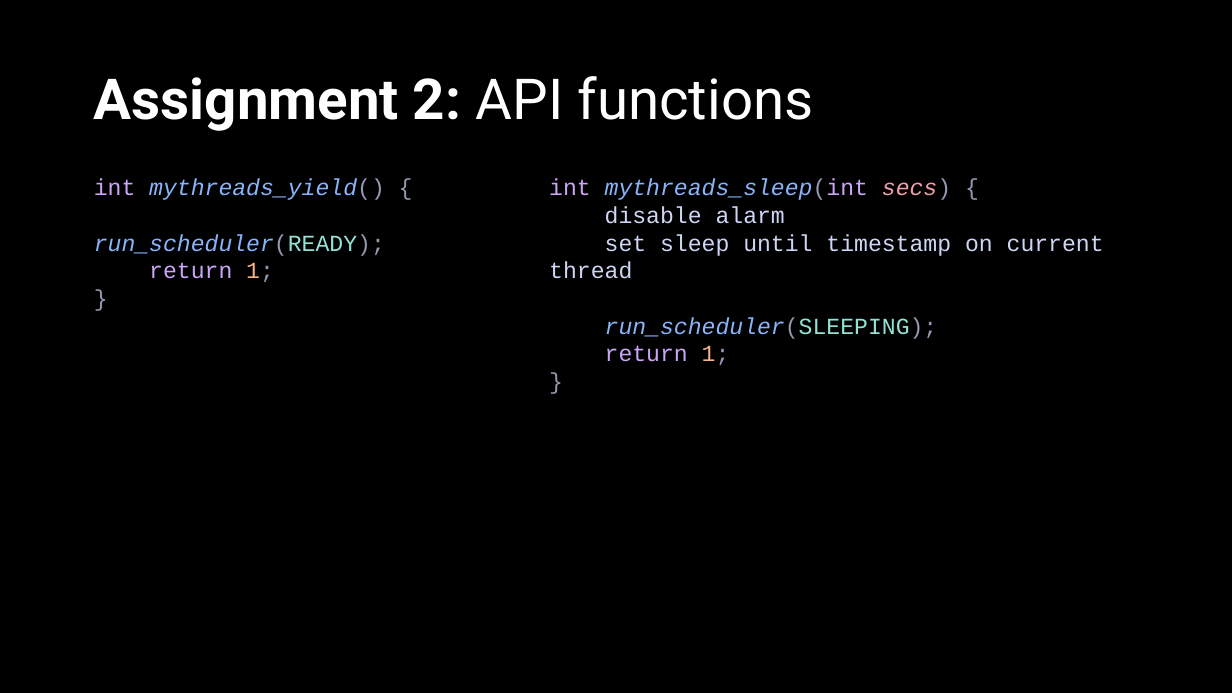
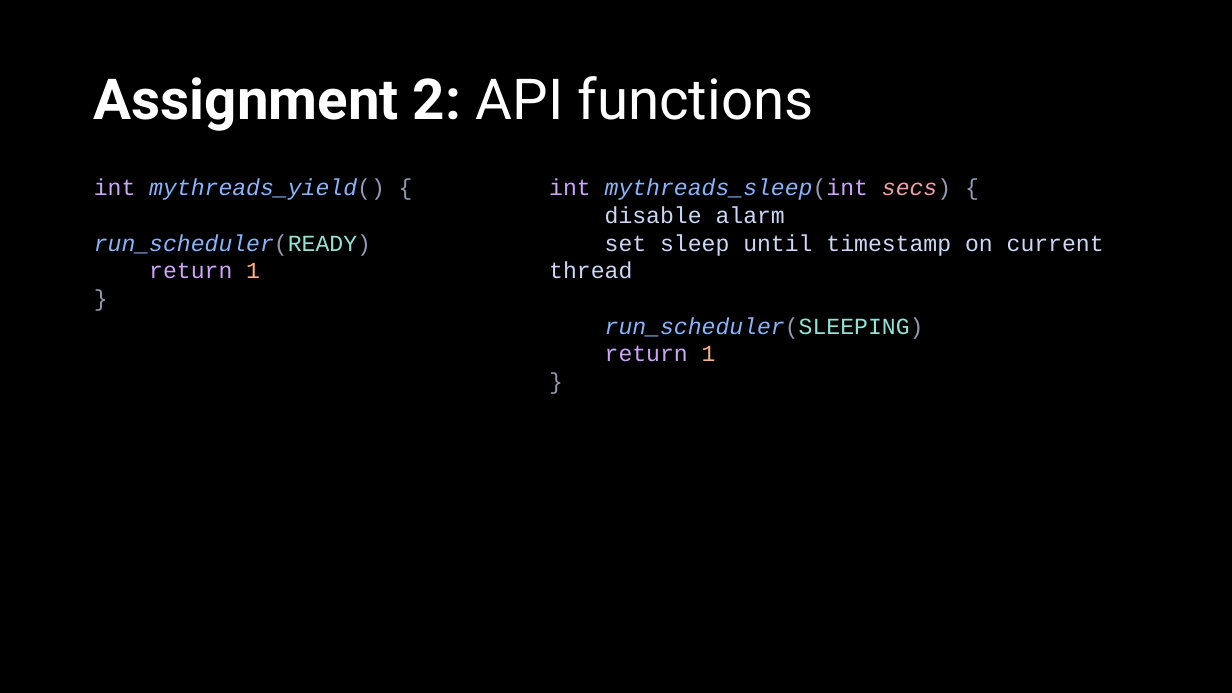
Before and after one commit to ACrispyCookie/ECE321-Concurrent-Programming, a slide deck: slide 33 of Project4/G9-4.pptx (slide 26 before the commit). Drawn at 1232x693 pixels with LibreOffice and Linux fonts; fonts in the diff are those of the drawing. Boxes give left, top, right and bottom in pixels: in the first picture for what was removed or moved away, otherwise in the second. Text is boxed around its words. In the diff, an @@ line names an element or a change of style, - is before the commit and + after.

```diff
--- a/Project4/G9-4.pptx
+++ b/Project4/G9-4.pptx
@@ text at [94, 234, 371, 279]: text changed @@
-run_scheduler(READY);
-return 1;
+run_scheduler(READY)
+return 1
@@ text at [605, 317, 924, 362]: text changed @@
-run_scheduler(SLEEPING);
-return 1;
+run_scheduler(SLEEPING)
+return 1
```
Also in this commit, not shown: 25 other slides changed, 12 slides added, 2 slides removed, 32 other files.
